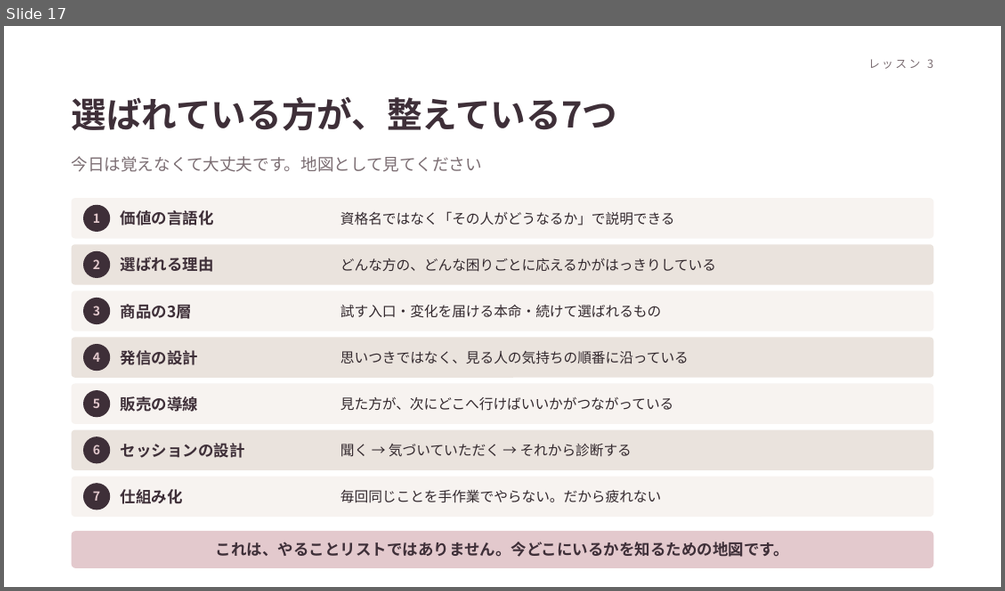
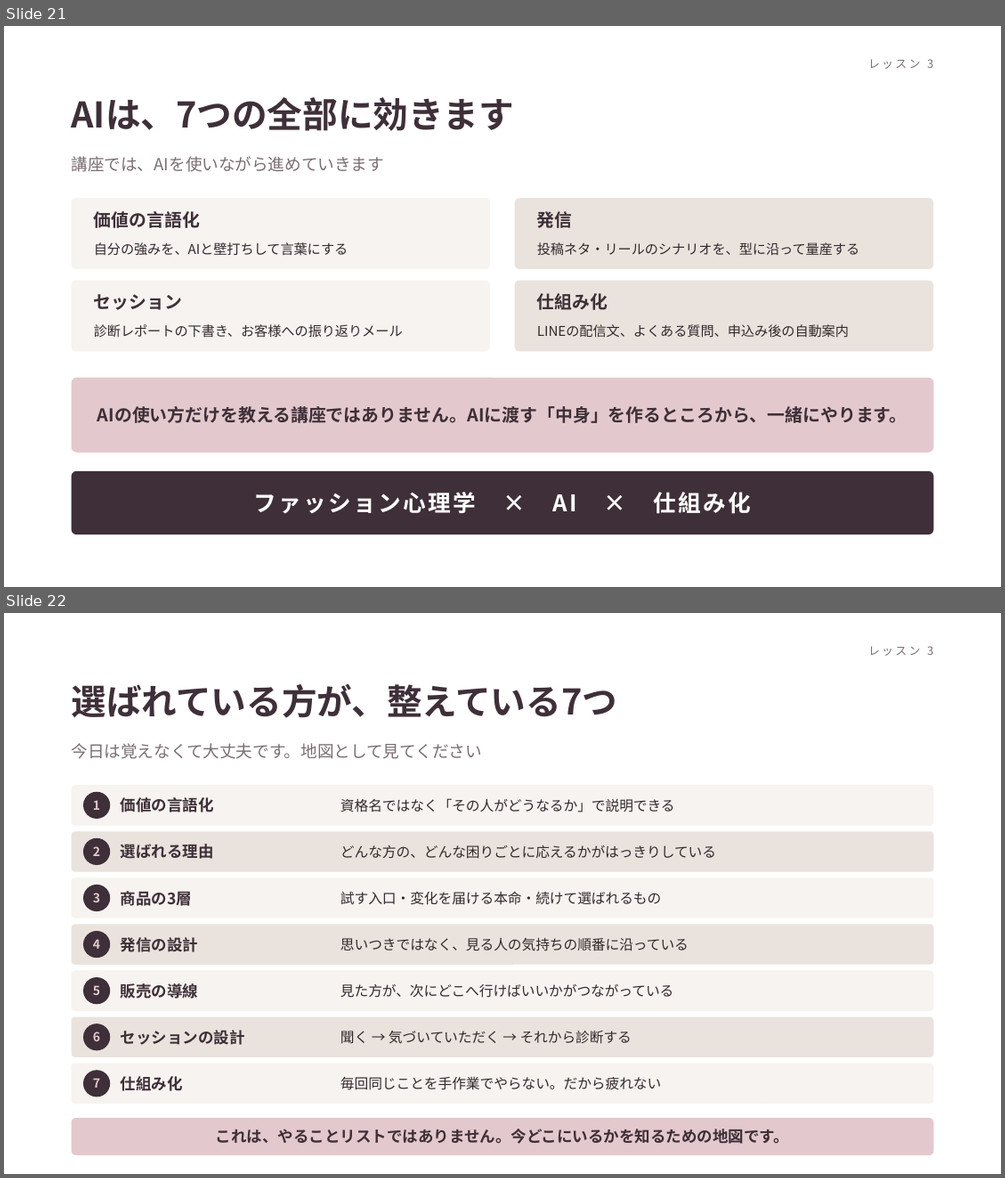
Before and after one commit to fashio17/potential-lamp, a slide deck: fashion-7steps-front/無料ミニ講座スライド_3本版.pptx. Shown one above the other, each under a label of ours: slide 17 before the commit, slides 21 and 22 after it. The pictures are 1005x591 and 1005x1178 pixels, drawn with LibreOffice and Linux fonts; fonts in the diff are those of the drawing. Boxes give left, top, right and bottom in pixels: in the first picture for what was removed or moved away, otherwise in the second. Text is boxed around its words. In the diff, an @@ line names an element or a change of style, - is before the commit and + after.

```diff
--- a/fashion-7steps-front/無料ミニ講座スライド_3本版.pptx
+++ b/fashion-7steps-front/無料ミニ講座スライド_3本版.pptx
@@ slide 21 added at (4,26,1001,587), background #FFFFFF @@
@@ text added at (868,59,933,69), 11 pt, text #7C6E73 @@
+レッスン 3
@@ text added at (72,97,515,131), 34 pt, text #3E2F38, bold @@
+AIは、7つの全部に効きます
@@ text added at (72,156,385,172), 16 pt, text #7C6E73 @@
+講座では、AIを使いながら進めていきます
@@ rounded rectangle added at (72,198,490,269), fill #F7F3F0 @@
@@ text added at (94,211,200,228), 17 pt, text #3E2F38, bold @@
+価値の言語化
@@ rounded rectangle added at (515,198,933,269), fill #EAE3DD @@
@@ text added at (537,211,573,228), 17 pt, text #3E2F38, bold @@
+発信
@@ text added at (94,242,348,255), 13 pt, text #33292E @@
+自分の強みを、AIと壁打ちして言葉にする
@@ text added at (537,242,859,256), 13 pt, text #33292E @@
+投稿ネタ・リールのシナリオを、型に沿って量産する
@@ rounded rectangle added at (72,281,490,351), fill #F7F3F0 @@
@@ rounded rectangle added at (515,281,933,351), fill #EAE3DD @@
@@ text added at (94,294,182,310), 17 pt, text #3E2F38, bold @@
+セッション
@@ text added at (537,293,607,310), 17 pt, text #3E2F38, bold @@
+仕組み化
@@ text added at (94,324,403,338), 13 pt, text #33292E @@
+診断レポートの下書き、お客様への振り返りメール
@@ text added at (537,324,849,338), 13 pt, text #33292E @@
+LINEの配信文、よくある質問、申込み後の自動案内
@@ rounded rectangle added at (72,378,933,452), fill #E3C9CD @@
@@ text added at (97,406,907,423), 17 pt, text #3E2F38, bold @@
+AIの使い方だけを教える講座ではありません。AIに渡す「中身」を作るところから、一緒にやります。
@@ rounded rectangle added at (72,471,933,534), fill #3E2F38 @@
@@ text added at (254,491,751,514), 22 pt, text #FFFFFF, bold @@
+ファッション心理学 × AI × 仕組み化
@@ what was slide 17 is now slide 22 @@
```
Also in this commit, not shown: 5 slides changed, 4 other slides added, 1 slide removed, 5 other files.
